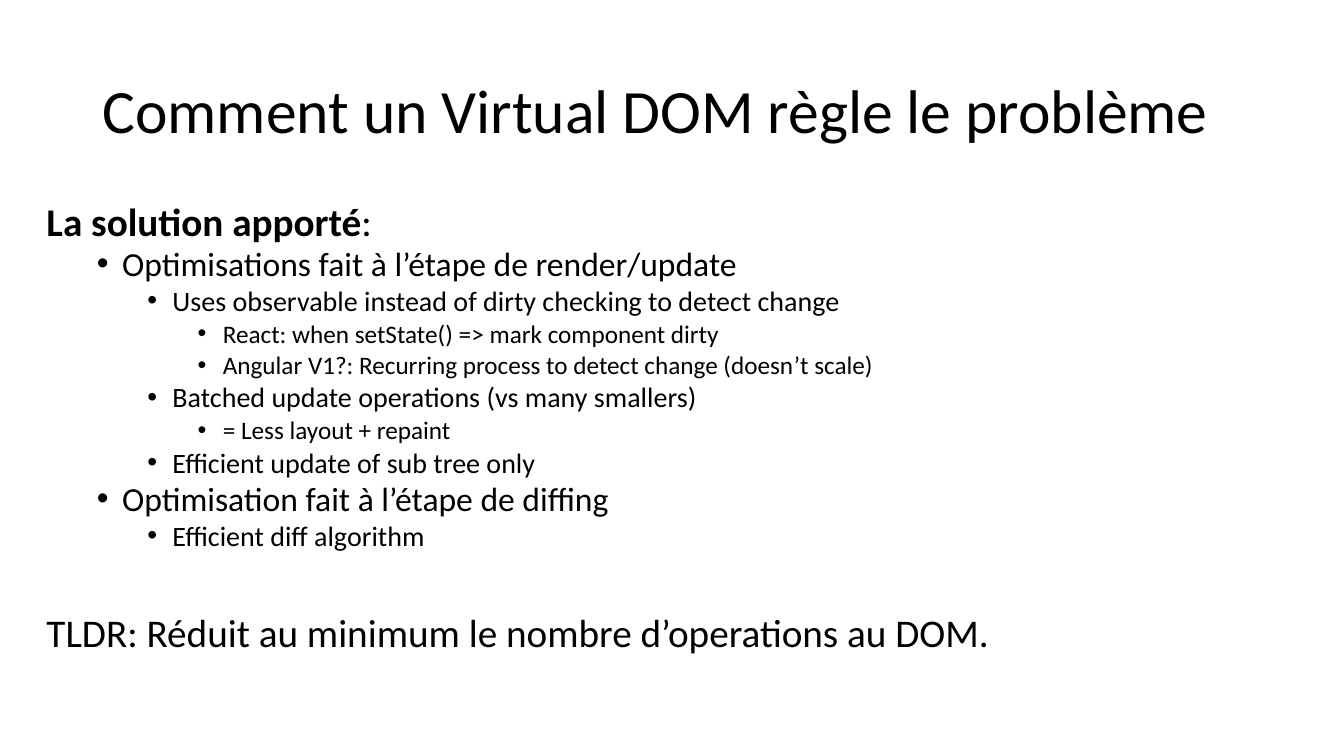
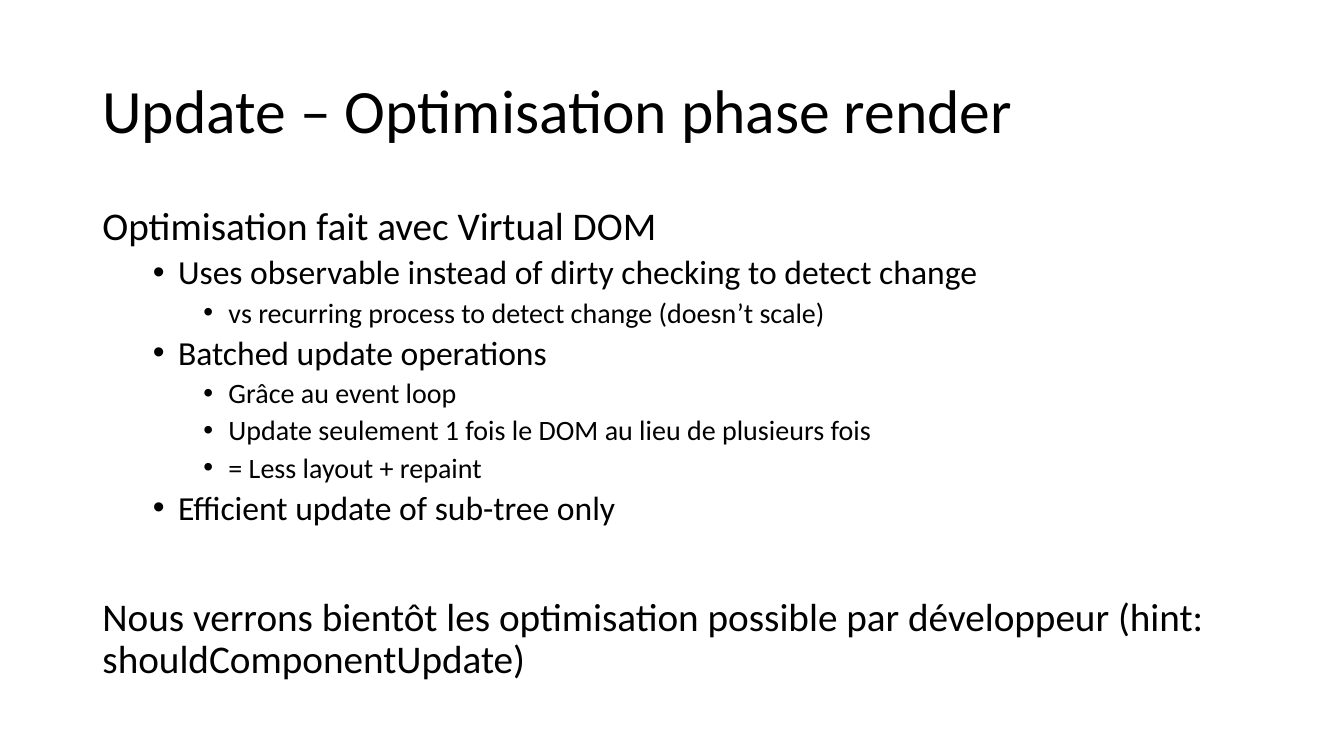
Before and after one commit to samuelgaudreau/formation-front-end-3, a slide deck: slide 26 of part-2/React-Perfo.pptx (slide 12 before the commit). Drawn at 1344x756 pixels with LibreOffice and Linux fonts; fonts in the diff are those of the drawing. Boxes give left, top, right and bottom in pixels: in the first picture for what was removed or moved away, otherwise in the second. Text is boxed around its words. In the diff, an @@ line names an element or a change of style, - is before the commit and + after.

```diff
--- a/part-2/React-Perfo.pptx
+++ b/part-2/React-Perfo.pptx
@@ title at [102,90,1012,143]: text changed @@
-Comment un Virtual DOM règle le problème
+Update – Optimisation phase render
@@ text "Optimisation fait avec Virtual DOM": place and size @@
-text "Optimisation fait avec Virtual DOM" at [46,208,988,654]
+text "Optimisation fait avec Virtual DOM" at [102,212,1203,680]
@@ text at [102,212,657,247]: text changed; size 24 to 28 pt @@
-La solution apporté:
-  • Optimisations fait à l’étape de render/update
+Optimisation fait avec Virtual DOM
@@ text at [178,260,977,483]: size 20 to 24 pt in "Uses observable instead of dirty checking to ..."; size 18 to 20 pt in "= Less layout + repaint"; list level 3 to 2 in "Uses observable instead of dirty ..."; line spacing 0.8 to 0.9; list level 4 to 3 in "= Less layout + repaint" @@
@@ text at [178,302,871,445]: text changed; size 18 to 20 pt @@
-      • React: when setState() => mark component dirty
-      • Angular V1?: Recurring process to detect change (doesn’t scale)
-    • Batched update operations (vs many smallers)
+    • vs recurring process to detect change (doesn’t scale)
+  • Batched update operations
+    • Grâce au event loop
+    • Update seulement 1 fois le DOM au lieu de plusieurs fois
@@ text at [102,496,1203,680]: text changed; size 20 to 28 pt @@
-    • Efficient update of sub tree only
-  • Optimisation fait à l’étape de diffing
-    • Efficient diff algorithm
-TLDR: Réduit au minimum le nombre d’operations au DOM.
+  • Efficient update of sub-tree only
+Nous verrons bientôt les optimisation possible par développeur (hint: shouldComponentUpdate)
```
Also in this commit, not shown: 17 other slides changed, 17 slides added, 1 slide removed, 2 other files.
